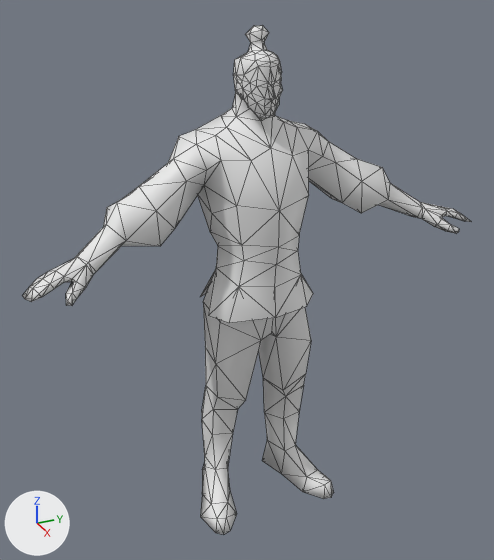
The FBX model resources/models/samurai.fbx as it was, and as the next commit left it.
The view is the same before and after, from a 50 mm camera at (2.033, -0.98, 2.059) aimed at (-0.13, -0.007, 0.977). Every picture has the same lights, and +X, +Y and +Z are marked at lower left. Mesh edges are drawn as thin lines. Where no turn or scale is listed for an object, it has been applied to the vertices.

Names of what the first picture shows: 'samuraiMesh'.
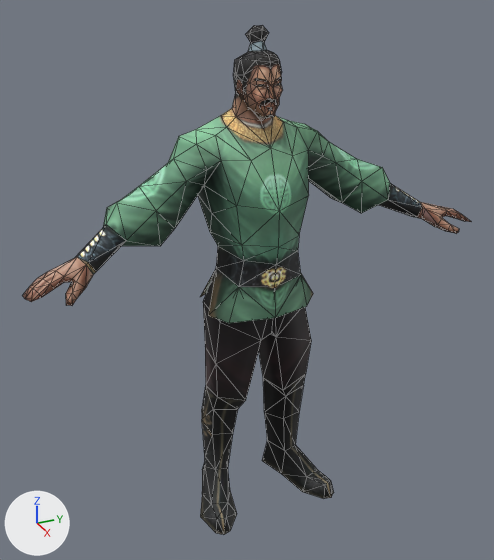
What the commit changed:
Picture '0.png' (img_0_png) is new.
Material 'Material' (mat_material) is new.
Its texture is img_0_png.
Its roughness is 0.69.
me_body_001 has 364 vertices, 722 faces and spans x -0.32..0.13, y -0.83..0.89, z 0.0..1.89.
me_body_001 now uses material mat_material (picture img_0_png).

What differs and where, as boxes [x1, y1, x2, y2] in the pictures (494 x 560 px):
'samuraiMesh', recoloured: [22, 25, 471, 534] in both
